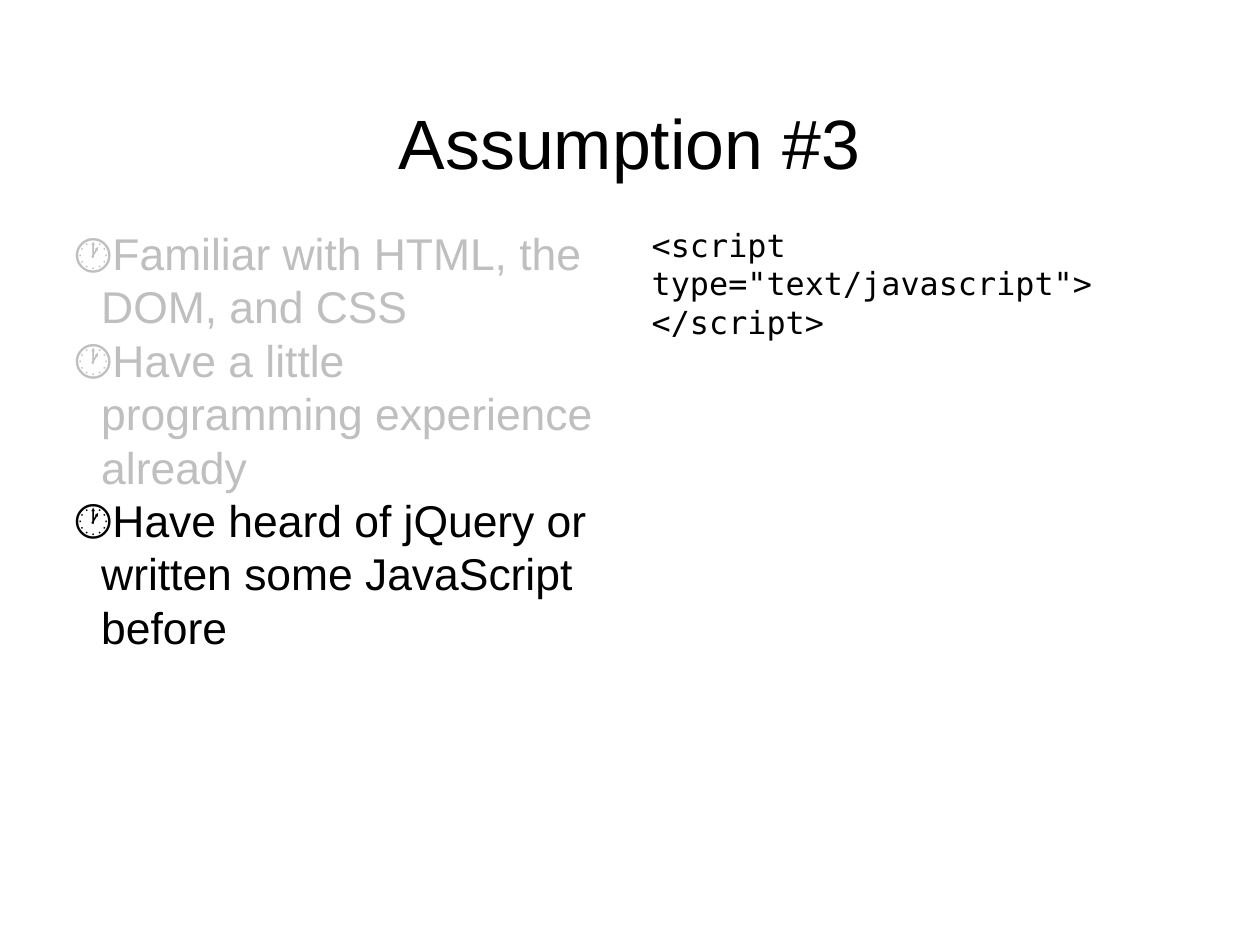
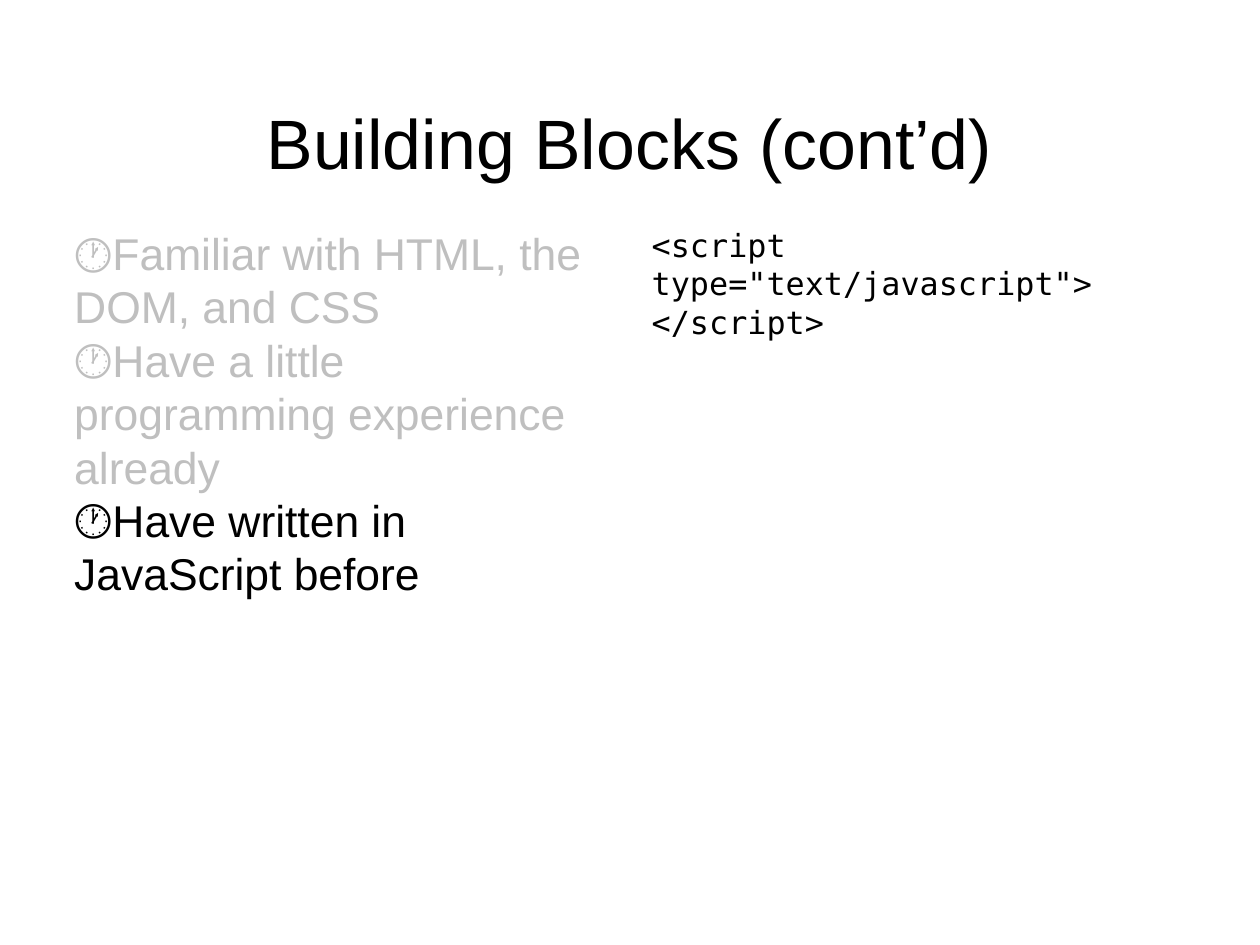
Before and after one commit to ChristianWeeks/d3-LessonPlan, a slide deck: slide 5 of Powerpoint/D3WorkshopCaweeks.pptx (slide 4 before the commit). Drawn at 1260x945 pixels with LibreOffice and Linux fonts; fonts in the diff are those of the drawing. Boxes give left, top, right and bottom in pixels: in the first picture for what was removed or moved away, otherwise in the second. Text is boxed around its words. In the diff, an @@ line names an element or a change of style, - is before the commit and + after.

```diff
--- a/Powerpoint/D3WorkshopCaweeks.pptx
+++ b/Powerpoint/D3WorkshopCaweeks.pptx
@@ text at box(267, 118, 992, 182): text changed @@
-Assumption #3
+Building Blocks (cont’d)
@@ text at box(74, 504, 420, 600): text changed @@
-🕐 Have heard of jQuery or written some JavaScript before
+🕐 Have written in JavaScript before
```
Also in this commit, not shown: 6 other slides changed, 3 slides added, 5 slides removed, 10 other files.
